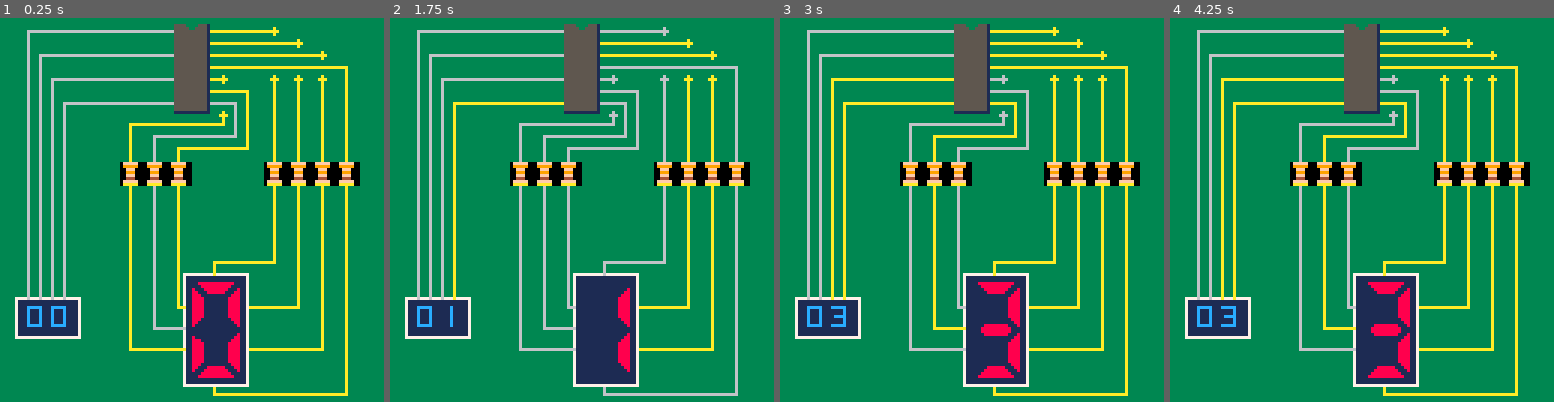
Above: before the commit, frames 1-4 (left to right).
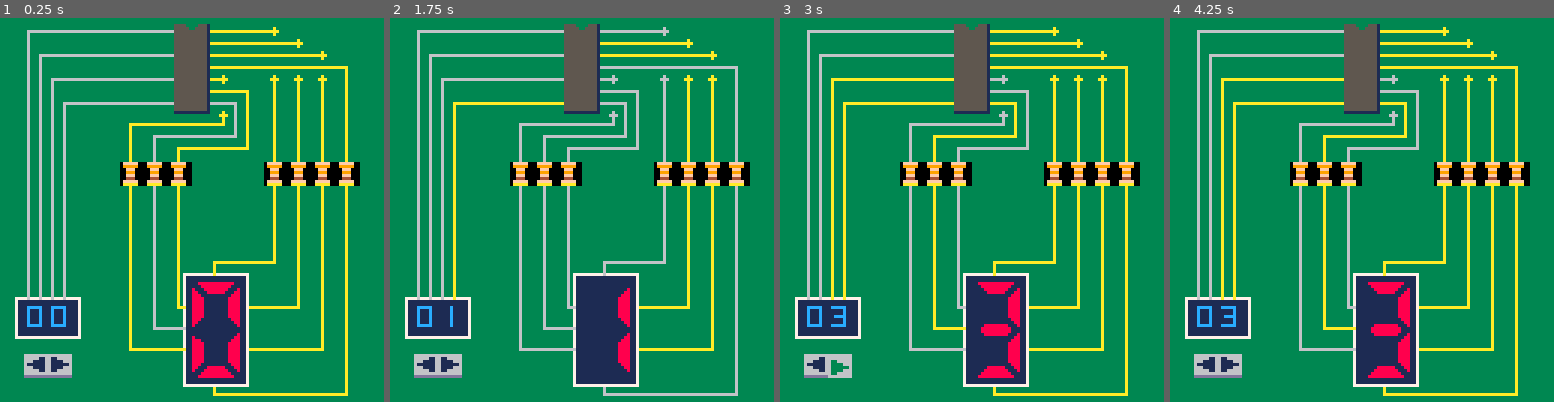
Above: after the commit, the same moments.

Repository: ptrgags/pico8-carts
Game: PICO-8 cartridge lab/0009-seven-segment.p8
The game is run twice, just before and just after one commit, with the same random seed, the same clock (stepped at 60 frames per second) and the same inputs.
Inputs:
- Up to frame 1 (0.25 s): no input
- Up to frame 2 (1.75 s): hold Right from 1.6 s (still down)
- Up to frame 3 (3 s): release Right at 2.1 s; hold Right from 2.47 s (still down)
- Up to frame 4 (4.25 s): release Right at 3.03 s; hold Left 3.08-3.58 s; hold Right from 4.02 s (still down)

The runs differ from the first frame. In frame 1, 0.8% of the frame differs, in the area x 6-19%, y 87-94%; in frame 2, 0.8%; in frame 3, 0.7%; in frame 4, 0.8%.

Commit message:
Add buttons and sfx

Diff:
--- a/lab/0009-seven-segment.p8
+++ b/lab/0009-seven-segment.p8
@@ -12,8 +12,23 @@
 end
 
 function _update()
-	if (btnp(➡️)) number+=1
-	if (btnp(⬅️)) number-=1
+	if btnp(⬅️) then
+		number-=1
+		sfx(0)
+		mset(1,14,75)
+	else
+		mset(1,14,74)
+	end
+
+	if btnp(➡️) then
+	 number+=1
+	 sfx(1)
+	 mset(2,14,77)
+	else
+		mset(2,14,76)
+	end
+
+
 
 	number%=16
 end
@@ -35,22 +50,6 @@
 		2,
 		4
 	)
-
-	--wires
-	--[[
-	b0=number&1
-	b1=(number>>1)&1
-	b2=(number>>2)&1
-	b3=(number>>3)&1
-	line(
-		64,0,64,12,wire_color(b3))
-	line(
-		64+2,0,64+2,12,wire_color(b2))
-	line(
-		64+4,0,64+4,12,wire_color(b1))
-	line(
-		64+6,0,64+6,12,wire_color(b0))
- ]]
 
 	draw_binary_wires(number)
 	draw_segment_wires(number)
@@ -367,14 +366,14 @@
 00000000800088888888000800000000000000088000888888880000000088888888000800000000000000080000000000000000333333333333333333333333
 00000000000888888888800000000000000000000008888888888000000888888888800000000000000000000000000000000000333333333333333333333333
 00000000008888888888880000000000000000000088888888888800008888888888880000000000000000000000000000000000333333333333333333333333
-00888888888888000088888888888800008888888888880000888888888888000088888888888800000000000000000000000000000000000000000000000000
-00088888888880000008888888888000000888888888800000088888888880000008888888888000000000000000000000000000000000000000000000000000
-80008888888800008000888888880000000088888888000880008888888800088000888888880008000000000000000000000000000000000000000000000000
-88000888888000008800088888800000000008888880008888000888888000888800088888800088000000000000000000000000000000000000000000000000
-88800000000000008880000000000000000000000000088888800000000008888880000000000888000000000000000000000000000000000000000000000000
-88880000000000008888000000000000000000000000888888880000000088888888000000008888000000000000000000000000000000000000000000000000
-88880000000000008888000000000000000000000000888888880000000088888888000000008888000000000000000000000000000000000000000000000000
-88880000000000008888000000000000000000000000888888880000000088888888000000008888000000000000000000000000000000000000000000000000
+00888888888888000088888888888800008888888888880000888888888888000088888888888800666666660000000066666666000000000000000000000000
+00088888888880000008888888888000000888888888800000088888888880000008888888888000666661166666666661166666666666660000000000000000
+80008888888800008000888888880000000088888888000880008888888800088000888888880008666111166666633661111666633666660000000000000000
+88000888888000008800088888800000000008888880008888000888888000888800088888800088611111166663333661111116633336660000000000000000
+88800000000000008880000000000000000000000000088888800000000008888880000000000888666111166333333661111666633333360000000000000000
+88880000000000008888000000000000000000000000888888880000000088888888000000008888666661166663333661166666633336660000000000000000
+88880000000000008888000000000000000000000000888888880000000088888888000000008888666666666666633666666666633666660000000000000000
+88880000000000008888000000000000000000000000888888880000000088888888000000008888dddddddd66666666dddddddd666666660000000000000000
 88880000000000008888000000000000000000000000888888880000000088888888000000008888000000000000000000000000000000000000000000000000
 88880000000000008888000000000000000000000000888888880000000088888888000000008888000000000000000000000000000000000000000000000000
 88880000000000008888000000000000000000000000888888880000000088888888000000008888000000000000000000000000000000000000000000000000
@@ -583,6 +582,9 @@
 1d1e1e1f0f0f0f2d2e2e2f0f0f0f0f0f00000000000000000000000000000000000000000000000000000000000000000000000000000000000000000000000000000000000000000000000000000000000000000000000000000000000000000000000000000000000000000000000000000000000000000000000000000000
 2d2e2e2f0f0f0f2d2e2e2f0f0f0f0f0f00000000000000000000000000000000000000000000000000000000000000000000000000000000000000000000000000000000000000000000000000000000000000000000000000000000000000000000000000000000000000000000000000000000000000000000000000000000
 3d3e3e3f0f0f0f2d2e2e2f0f0f0f0f0f00000000000000000000000000000000000000000000000000000000000000000000000000000000000000000000000000000000000000000000000000000000000000000000000000000000000000000000000000000000000000000000000000000000000000000000000000000000
-0f0f0f0f0f0f0f2d2e2e2f0f0f0f0f0f00000000000000000000000000000000000000000000000000000000000000000000000000000000000000000000000000000000000000000000000000000000000000000000000000000000000000000000000000000000000000000000000000000000000000000000000000000000
+0f4a4c0f0f0f0f2d2e2e2f0f0f0f0f0f00000000000000000000000000000000000000000000000000000000000000000000000000000000000000000000000000000000000000000000000000000000000000000000000000000000000000000000000000000000000000000000000000000000000000000000000000000000
 0f0f0f0f0f0f0f3d3e3e3f0f0f0f0f0f00000000000000000000000000000000000000000000000000000000000000000000000000000000000000000000000000000000000000000000000000000000000000000000000000000000000000000000000000000000000000000000000000000000000000000000000000000000
 0f0f0f0f0f0f0f0f0f0f0f0f0f0f0f0f00000000000000000000000000000000000000000000000000000000000000000000000000000000000000000000000000000000000000000000000000000000000000000000000000000000000000000000000000000000000000000000000000000000000000000000000000000000
+
+
+
Not shown, changed: the sound effects (__sfx__) section of lab/0009-seven-segment.p8
